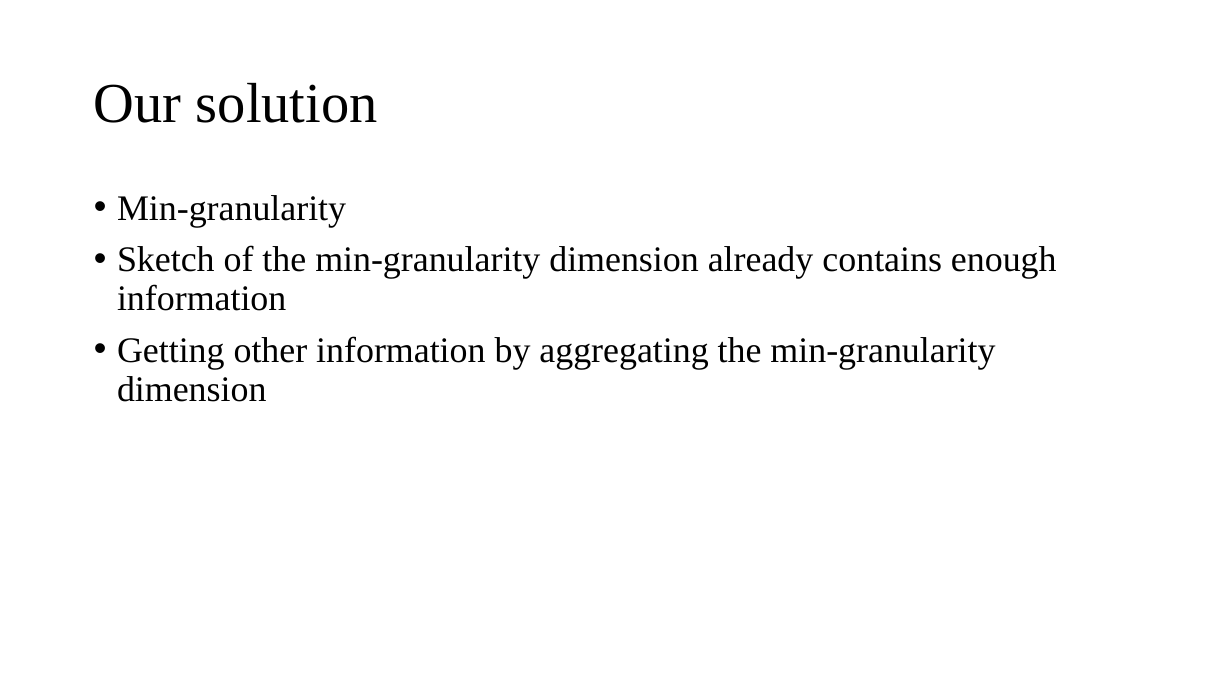
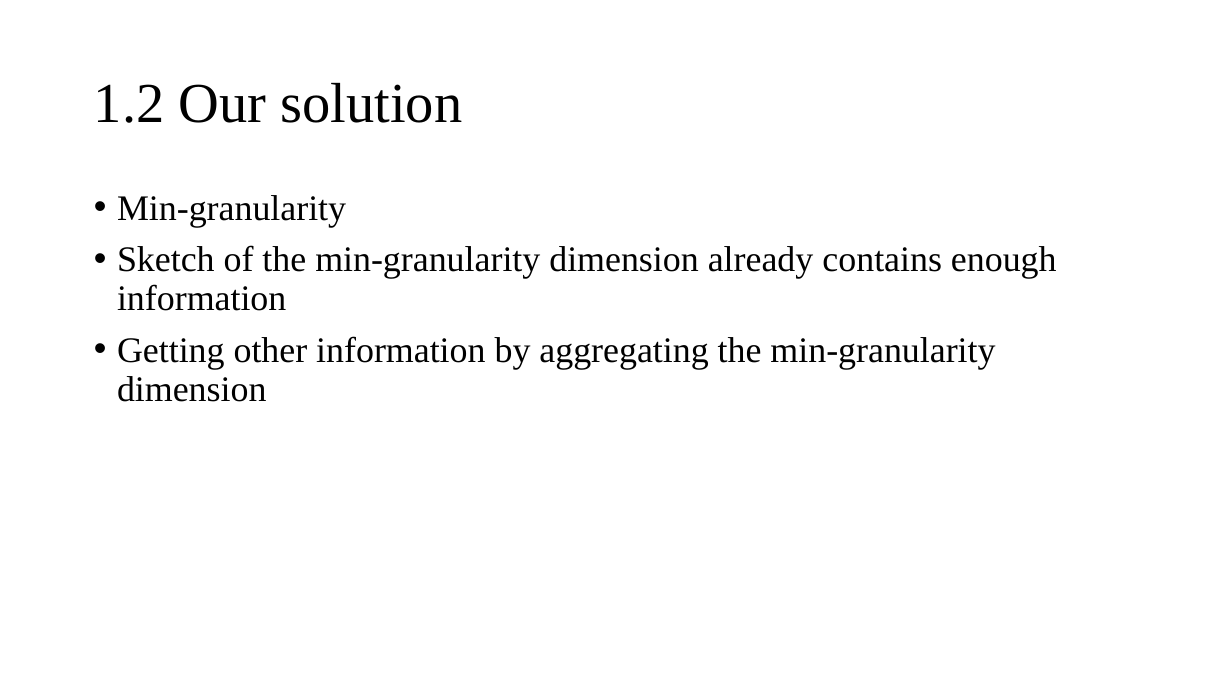
Before and after one commit to Lipox/Dimension, a slide deck: slide 11 of dimensions.pptx (slide 10 before the commit). Drawn at 1232x693 pixels with LibreOffice and Linux fonts; fonts in the diff are those of the drawing. Boxes give left, top, right and bottom in pixels: in the first picture for what was removed or moved away, otherwise in the second. Text is boxed around its words. In the diff, an @@ line names an element or a change of style, - is before the commit and + after.

```diff
--- a/dimensions.pptx
+++ b/dimensions.pptx
@@ title at box(94, 82, 463, 123): text changed @@
-Our solution
+1.2 Our solution
```
Also in this commit, not shown: 3 other slides changed, 3 slides added.
